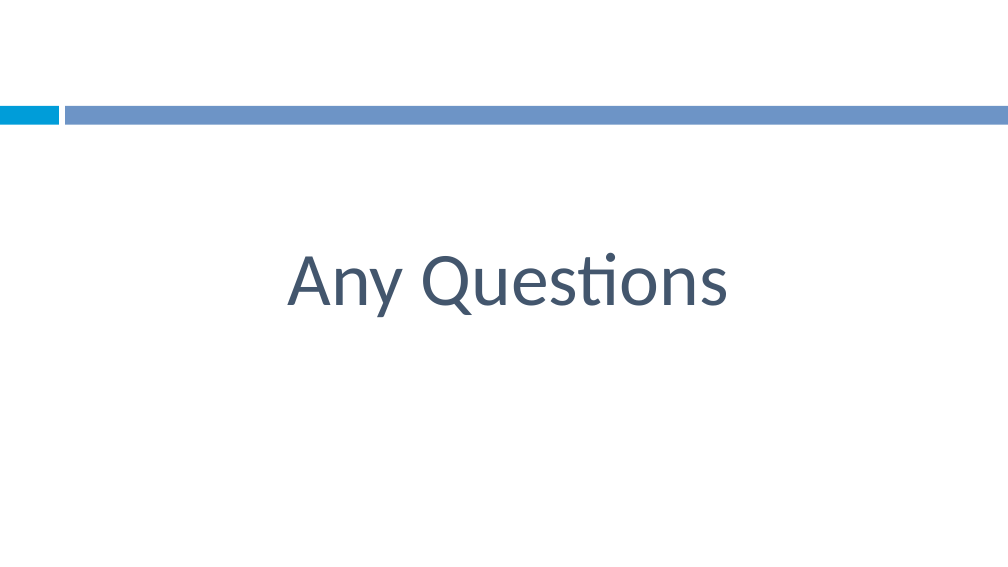
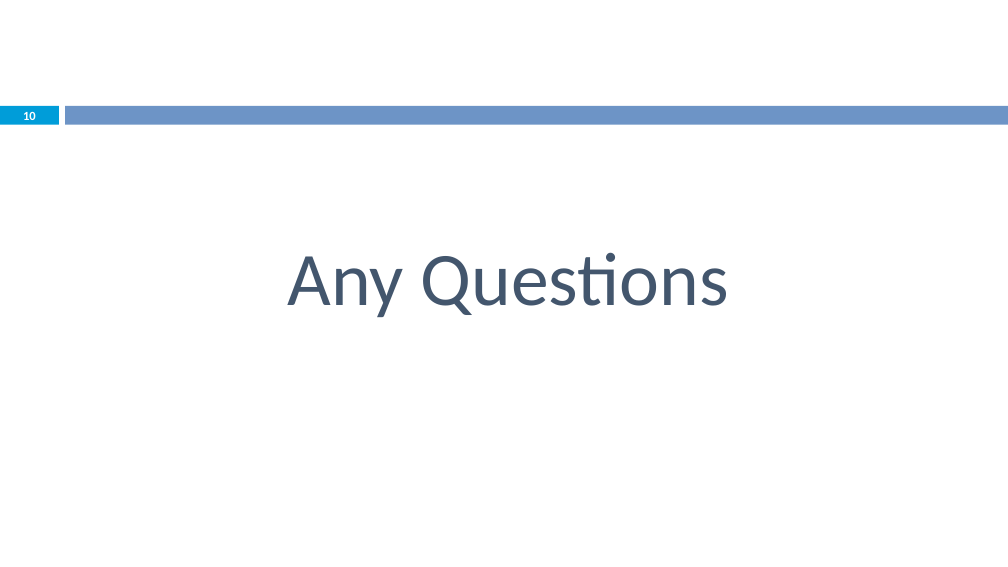
Before and after one commit to Emadalsuwat/emadalsuwat.github.io, a slide deck: slide 10 of scientificcomputing/Lecture 8.pptx (slide 19 before the commit). Drawn at 1008x567 pixels with LibreOffice and Linux fonts; fonts in the diff are those of the drawing. Boxes give left, top, right and bottom in pixels: in the first picture for what was removed or moved away, otherwise in the second. Text is boxed around its words. In the diff, an @@ line names an element or a change of style, - is before the commit and + after.

```diff
--- a/scientificcomputing/Lecture 8.pptx
+++ b/scientificcomputing/Lecture 8.pptx
@@ page number added at (23,111,36,120), 11.9 pt, text #FFFFFF, bold @@
+10
```
Also in this commit, not shown: 9 slides added, 18 slides removed, 3 other files.
